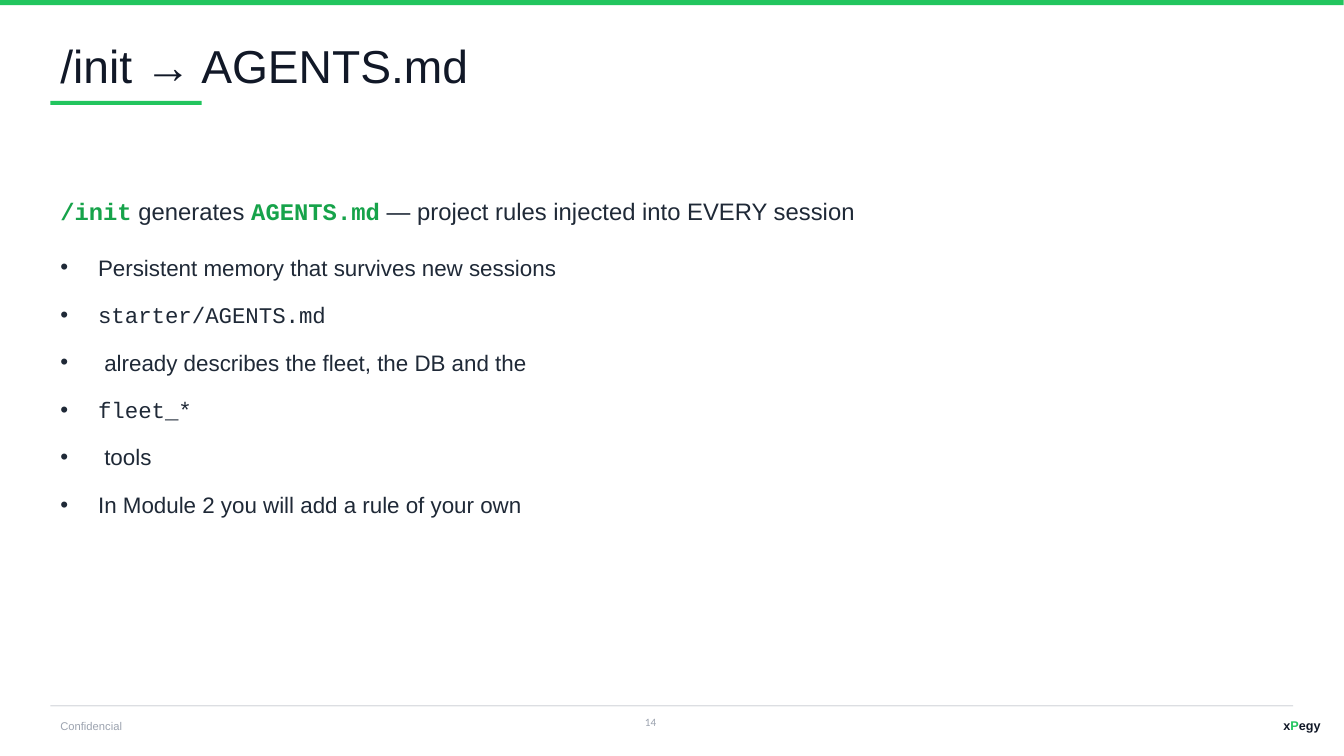
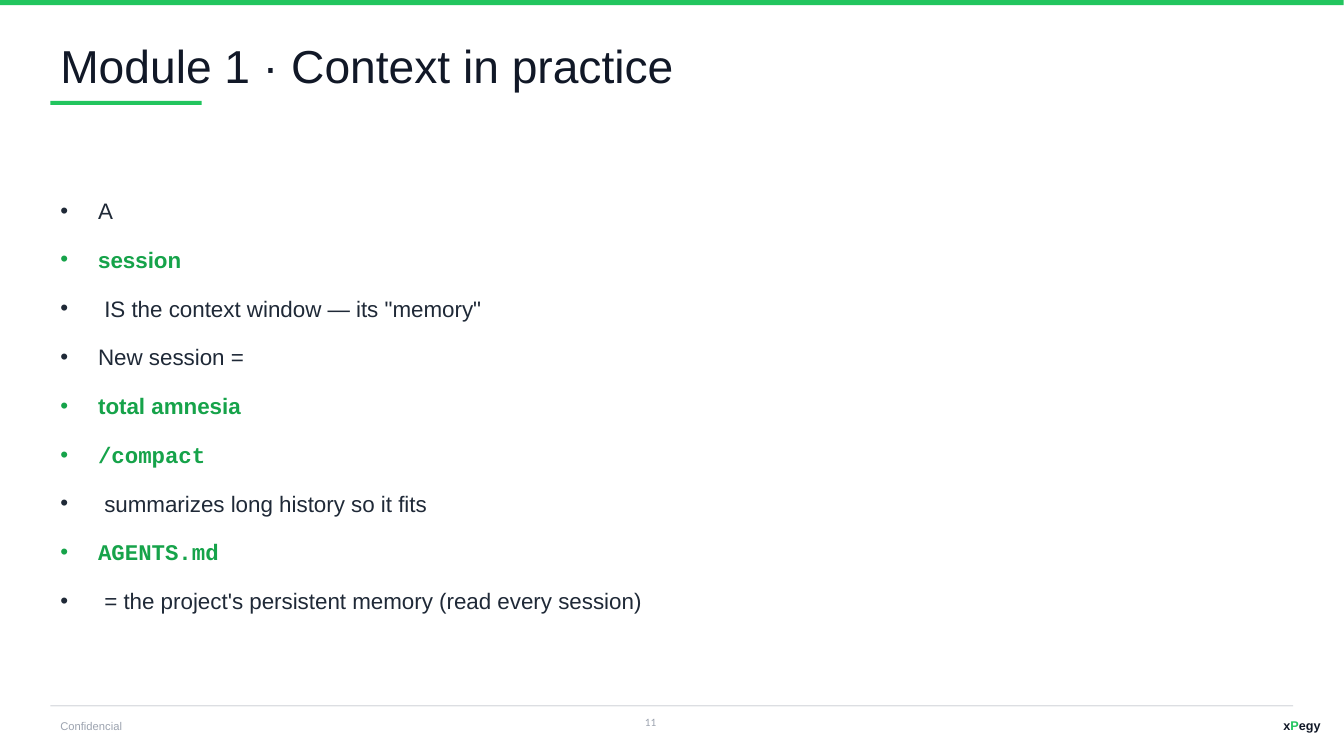
Before and after one commit to JaviPege/mundus-ai-programming-course, a slide deck: slide 11 of AI-EBike-Fleet-Manager-Workshop.pptx (slide 14 before the commit). Drawn at 1344x756 pixels with LibreOffice and Linux fonts; fonts in the diff are those of the drawing. Boxes give left, top, right and bottom in pixels: in the first picture for what was removed or moved away, otherwise in the second. Text is boxed around its words. In the diff, an @@ line names an element or a change of style, - is before the commit and + after.

Commit message:
Add pre-fabricated demo sessions, tutor fixes and dual-engine SQLite
- demos/: one project per module (m1-bare, m2-grounded, m3-tools, m4-agent)
  with a recorded, renamed DEMO session each (same prompt, different output)
- tools/: export/import scripts for the demo session pack (opencode.db)
- fleet.ts: dual-import (node:sqlite for the desktop app, bun:sqlite for
  the CLI) — the desktop app cannot load bun: modules (Node ESM host)
- tutor commands: module-2 hallucination demo as in-session roleplay
  (tools visible in starter prevent real hallucinations); all commands now
  require a full OpenCode RESTART after .opencode edits (no hot reload,
  verified) instead of just a new session
- slides + PPTX: 20-slide deck (prereqs / how AI works / module+demo)
- instructor guide: no-hot-reload quirk, dual-engine warning, demo pack
- gitignore: Office lock files

```diff
--- a/AI-EBike-Fleet-Manager-Workshop.pptx
+++ b/AI-EBike-Fleet-Manager-Workshop.pptx
@@ text at (60,49,674,93): text changed @@
-/init → AGENTS.md
+Module 1 · Context in practice
@@ text at (98,203,641,614): text changed @@
-/init generates AGENTS.md — project rules injected into EVERY session
-• Persistent memory that survives new sessions
-• starter/AGENTS.md
-• already describes the fleet, the DB and the
-• fleet_*
-• tools
-• In Module 2 you will add a rule of your own
+• A
+• session
+• IS the context window — its "memory"
+• New session =
+• total amnesia
+• /compact
+• summarizes long history so it fits
+• AGENTS.md
+• = the project's persistent memory (read every session)
@@ page number at (645,719,656,726): text changed @@
-14
+11
```
Also in this commit, not shown: 7 other slides changed, 8 slides added, 14 slides removed, 30 other files.
